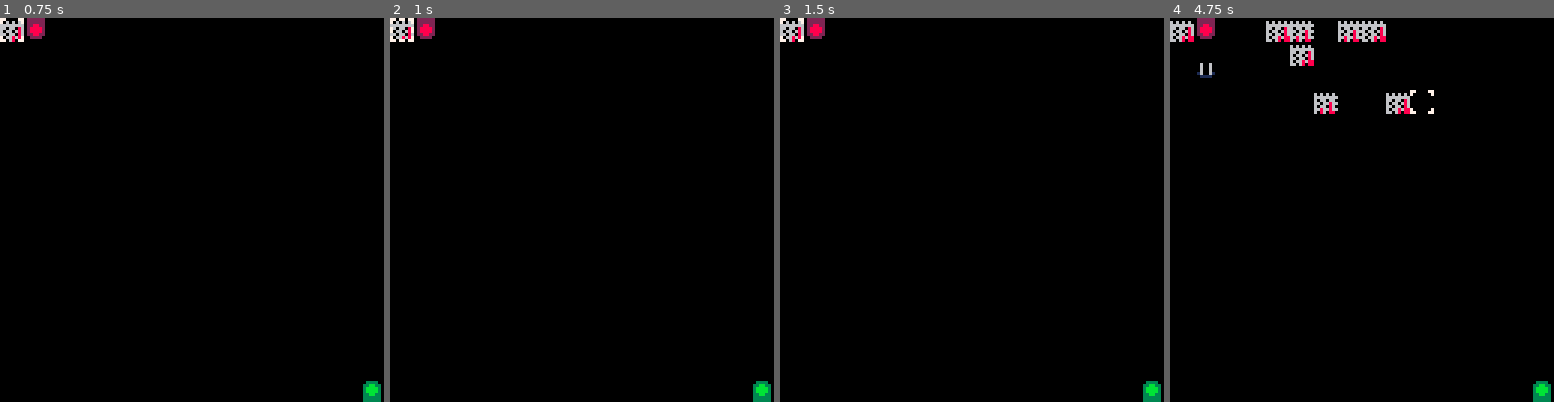
Above: before the commit, frames 1-4 (left to right).
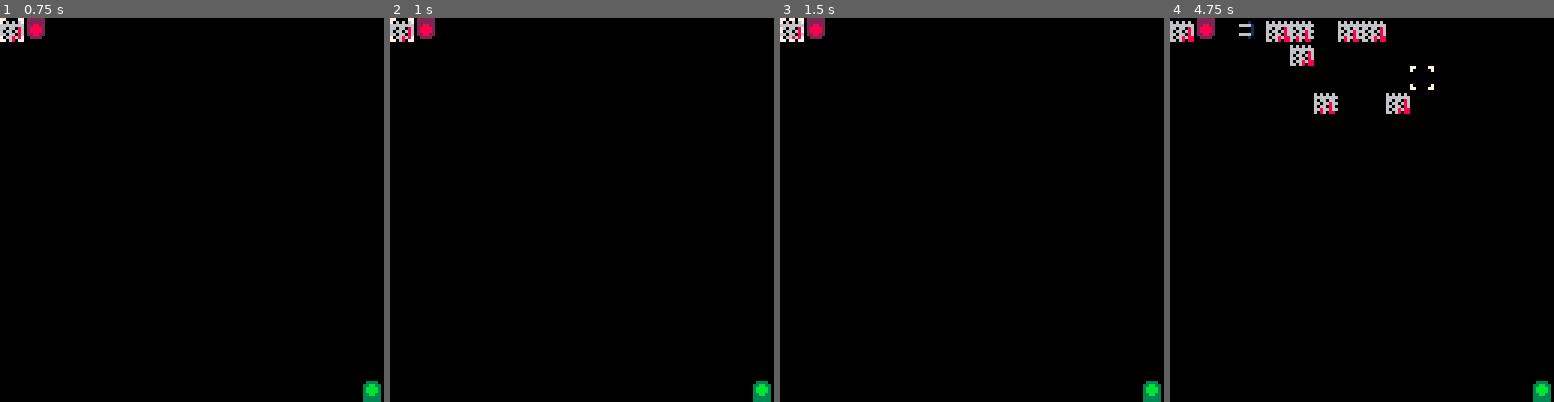
Above: after the commit, the same moments.

Repository: ClaytonKnittel/pico8-test
Game: PICO-8 cartridge clatt.p8
Two runs of this game, one before a commit and one after it. Both use one fixed random seed, a clock stepped at 60 frames per second and the inputs below.
Inputs:
- Up to frame 1 (0.75 s): tap X (X key) at 0.33 s; tap O (Z key) at 0.7 s
- Up to frame 2 (1 s): no input
- Up to frame 3 (1.5 s): tap X (X key) at 1.07 s
- Up to frame 4 (4.75 s): hold Right 1.6-2.1 s; tap O (Z key) every 0.4 s from 1.7 to 4.5 s; tap X (X key) at 1.85, 2.97, 4.08 s; hold Up 2.15-2.42 s; hold Right 2.47-3.03 s; hold Left 3.08-3.58 s; hold Down 3.63-3.97 s; hold Right 4.02-4.68 s; hold Up from 4.73 s (still down)

Frame 1 is identical in both runs. In frame 2, less than 0.1% of the frame differs, in the area x 0-7%, y 0-7%; in frame 3, less than 0.1%; in frame 4, 0.3%, in the area x 7-69%, y 0-25%.

Commit message:
enemy pathfinding, can't place tiles to disconnect enemies/entrance

Diff:
--- a/clatt.p8
+++ b/clatt.p8
@@ -1,6 +1,8 @@
 pico-8 cartridge // http://www.pico-8.com
 version 43
 __lua__
+
+DEBUG = false
 
 LEFT = 0
 RIGHT = 1
@@ -34,6 +36,9 @@
   WALL = 1,
   EXIT = 2,
   ENTRANCE = 3,
+  -- A phony tile for enemies to "reserve", prevenging other tiles from being
+  -- placed.
+  ENEMY_HOLD = 4,
 }
 
 time = 0
@@ -59,8 +64,18 @@
   y = WORLD_HEIGHT,
 }
 
-MAX_ENEMIES = 16
-enemies = {}
+function OppositeDir(dir)
+  if dir == Direction.LEFT then
+    return Direction.RIGHT
+  elseif dir == Direction.RIGHT then
+    return Direction.LEFT
+  elseif dir == Direction.UP then
+    return Direction.DOWN
+  else
+    assert(dir == Direction.DOWN)
+    return Direction.UP
+  end
+end
 
 function Index(x, y)
   return x + y * WORLD_WIDTH + 1
@@ -101,21 +116,200 @@
   return p1.x == p2.x and p1.y == p2.y
 end
 
+function PosInBounds(pos)
+  return pos.x >= 0 and pos.x < WORLD_WIDTH and pos.y >= 0 and pos.y < WORLD_HEIGHT
+end
+
+function EnemyCanOccupyPos(pos)
+  local tile = grid.tile(pos)
+  return tile == TileType.EMPTY
+      or tile == TileType.ENTRANCE
+      or tile == TileType.EXIT
+      or tile == TileType.ENEMY_HOLD
+end
+
+function MakeQueue()
+  local queue = {}
+
+  local front = 0
+  local back = 0
+
+  function queue.pop()
+    assert(front <= back)
+    if front == back then
+      return nil
+    else
+      result = queue[front]
+      queue[front] = nil
+      front += 1
+      return result
+    end
+  end
+
+  function queue.push(item)
+    queue[back] = item
+    back += 1
+  end
+
+  return queue
+end
+
 function MakeGrid()
   local grid = {}
+
+  local tiles = {}
+  local enemy_path_map = nil
+
   for y = 0, WORLD_HEIGHT - 1 do
     for x = 0, WORLD_WIDTH - 1 do
-      grid[Index(x, y)] = TileType.EMPTY
-    end
-  end
-
-  grid[PosIndex(START_POS)] = TileType.ENTRANCE
-  grid[PosIndex(END_POS)] = TileType.EXIT
+      tiles[Index(x, y)] = TileType.EMPTY
+    end
+  end
+
+  tiles[PosIndex(START_POS)] = TileType.ENTRANCE
+  tiles[PosIndex(END_POS)] = TileType.EXIT
+
+  local function BuildEnemyPathMap()
+    local queue = MakeQueue()
+    queue.push({
+      pos = END_POS,
+      dir = Direction.DOWN,
+    })
+    local path_map = {}
+
+    while true do
+      local item = queue.pop()
+      if item == nil then
+        break
+      end
+
+      local index = PosIndex(item.pos)
+
+      if path_map[index] == nil then
+        path_map[index] = item.dir
+
+        for _, dir in pairs(Direction) do
+          local next_pos = PosAfter(item.pos, dir)
+          if PosInBounds(next_pos) and EnemyCanOccupyPos(next_pos) then
+            queue.push({
+              pos = next_pos,
+              dir = OppositeDir(dir),
+            })
+          end
+        end
+      end
+    end
+
+    return path_map
+  end
+
+  function grid.tile(pos)
+    return tiles[PosIndex(pos)]
+  end
+
+  local function AllTilesReachableInPathMap(path_map)
+    for tile_index in enemy_hold_map.occupied_tiles() do
+      if path_map[tile_index] == nil then
+        return false
+      end
+    end
+
+    if path_map[PosIndex(START_POS)] == nil then
+      return false
+    end
+
+    return true
+  end
+
+  function grid.try_set_tile(pos, tile)
+    local index = PosIndex(pos)
+    local prev_tile = tiles[index]
+    tiles[index] = tile
+    local new_enemy_path_map = BuildEnemyPathMap()
+    if AllTilesReachableInPathMap(new_enemy_path_map) then
+      enemy_path_map = new_enemy_path_map
+    else
+      tiles[index] = prev_tile
+    end
+  end
+
+  function grid.place_enemy_hold(pos)
+    local index = PosIndex(pos)
+    local tile = tiles[index]
+    if tile == TileType.ENTRANCE or tile == TileType.EXIT then
+      return
+    end
+    assert(tile == TileType.EMPTY)
+    tiles[index] = TileType.ENEMY_HOLD
+  end
+
+  function grid.remove_enemy_hold(pos)
+    local index = PosIndex(pos)
+    local tile = tiles[index]
+    if tile == TileType.ENTRANCE or tile == TileType.EXIT then
+      return
+    end
+    assert(tile == TileType.ENEMY_HOLD)
+    tiles[index] = TileType.EMPTY
+  end
+
+  function grid.enemy_dir_at(pos)
+    if enemy_path_map == nil then
+      enemy_path_map = BuildEnemyPathMap()
+    end
+    return enemy_path_map[PosIndex(pos)]
+  end
 
   return grid
 end
 
 grid = MakeGrid()
+
+function MakeEnemyHoldMap()
+  local enemy_hold_map = {}
+
+  local hold_map = {}
+
+  function enemy_hold_map.occupied()
+    return hold_map[index] ~= nil
+  end
+
+  function enemy_hold_map.occupied_tiles()
+    return pairs(hold_map)
+  end
+
+  function enemy_hold_map.occupy(pos)
+    if not PosInBounds(pos) then
+      return
+    end
+
+    local index = PosIndex(pos)
+    if hold_map[index] == nil then
+      hold_map[index] = 1
+      grid.place_enemy_hold(pos)
+    else
+      hold_map[index] += 1
+    end
+  end
+
+  function enemy_hold_map.vacate(pos)
+    if not PosInBounds(pos) then
+      return
+    end
+
+    local index = PosIndex(pos)
+    if hold_map[index] == 1 then
+      hold_map[index] = nil
+      grid.remove_enemy_hold(pos)
+    else
+      hold_map[index] -= 1
+    end
+  end
+
+  return enemy_hold_map
+end
+
+enemy_hold_map = MakeEnemyHoldMap()
 
 function MakeEnemy(i)
   local enemy = {
@@ -126,40 +320,40 @@
   local MAX_PROGRESS = 16
   local progress = 0
 
-  local function update_dir()
-    local dx = END_POS.x - enemy.to_tile.x
-    local dy = END_POS.y - enemy.to_tile.y
-    if abs(dx) > abs(dy) then
-      if dx < 0 then
-        enemy.direction = Direction.LEFT
-      else
-        enemy.direction = Direction.RIGHT
-      end
+  enemy_hold_map.occupy(enemy.to_tile)
+
+  function enemy.update()
+    local result = {
+      should_erase = false,
+    }
+
+    progress += 1
+    if progress ~= MAX_PROGRESS then
+      return result
+    end
+
+    progress = 0
+
+    local from_tile = enemy.to_tile
+    local prev_from_tile = PosAfter(from_tile, OppositeDir(enemy.direction))
+
+    if PosEq(from_tile, END_POS) then
+      enemy.direction = Direction.DOWN
+    elseif PosEq(from_tile, OFFSCREEN_END_POS) then
+      result.should_erase = true
+      return result
     else
-      if dy < 0 then
-        enemy.direction = Direction.UP
-      else
-        enemy.direction = Direction.DOWN
-      end
-    end
-  end
-
-  function enemy.update()
-    progress += 1
-    if progress == MAX_PROGRESS then
-      progress = 0
-
-      if PosEq(enemy.to_tile, END_POS) then
-        enemy.direction = Direction.DOWN
-      elseif PosEq(enemy.to_tile, OFFSCREEN_END_POS) then
-        enemies[i] = nil
-        return
-      else
-        update_dir()
-      end
-
-      enemy.to_tile = PosAfter(enemy.to_tile, enemy.direction)
-    end
+      local dir = grid.enemy_dir_at(from_tile)
+      assert(dir ~= nil)
+      enemy.direction = dir
+    end
+
+    enemy.to_tile = PosAfter(from_tile, enemy.direction)
+
+    enemy_hold_map.vacate(prev_from_tile)
+    enemy_hold_map.occupy(enemy.to_tile)
+
+    return result
   end
 
   function enemy.draw()
@@ -187,6 +381,42 @@
   return enemy
 end
 
+function MakeEnemyMap()
+  enemy_map = {}
+
+  local MAX_ENEMIES = 16
+  local enemies = {}
+
+  function enemy_map.try_spawn_at_entrance()
+    for i = 1, MAX_ENEMIES do
+      if enemies[i] == nil then
+        enemies[i] = MakeEnemy(i)
+        return true
+      end
+    end
+    return false
+  end
+
+  function enemy_map.update()
+    for i, enemy in pairs(enemies) do
+      local result = enemy.update()
+      if result.should_erase then
+        enemies[i] = nil
+      end
+    end
+  end
+
+  function enemy_map.draw()
+    for _, enemy in pairs(enemies) do
+      enemy.draw()
+    end
+  end
+
+  return enemy_map
+end
+
+enemy_map = MakeEnemyMap()
+
 function UpdateCursor()
   local FREQ = 4
 
@@ -216,12 +446,11 @@
   end
 
   if Pressed(BTN_Z) then
-    local index = PosIndex(cursor_pos)
-    local wall_type = grid[index]
+    local wall_type = grid.tile(cursor_pos)
     if wall_type == TileType.EMPTY then
-      grid[index] = TileType.WALL
+      grid.try_set_tile(cursor_pos, TileType.WALL)
     elseif wall_type == TileType.WALL then
-      grid[index] = TileType.EMPTY
+      grid.try_set_tile(cursor_pos, TileType.EMPTY)
     end
   end
 end
@@ -236,7 +465,7 @@
 function DrawGrid()
   for y = 0, WORLD_HEIGHT - 1 do
     for x = 0, WORLD_WIDTH - 1 do
-      local tile = grid[Index(x, y)]
+      local tile = grid.tile({ x = x, y = y })
       local id
       if tile == TileType.WALL then
         id = TileId.WALL + (x + y) % 2
@@ -244,10 +473,31 @@
         id = TileId.ENTRANCE
       elseif tile == TileType.EXIT then
         id = TileId.EXIT
+      elseif tile == TileType.ENEMY_HOLD then
+        id = 36
       else
         assert(tile == TileType.EMPTY)
+        local dir = grid.enemy_dir_at({ x = x, y = y })
+        if dir == Direction.LEFT then
+          id = 32
+        elseif dir == Direction.RIGHT then
+          id = 33
+        elseif dir == Direction.UP then
+          id = 34
+        elseif dir == Direction.DOWN then
+          id = 35
+        else
+          assert(dir == nil)
+          goto continue
+        end
+
+        -- goto continue
+      end
+
+      if not DEBUG and id >= 32 then
         goto continue
       end
+
       spr(id, x * TILE_WIDTH, y * TILE_WIDTH)
 
       ::continue::
@@ -256,24 +506,15 @@
 end
 
 function UpdateEnemies()
-  for _, enemy in pairs(enemies) do
-    enemy.update()
-  end
+  enemy_map.update()
 
   if time % 100 == 99 then
-    for i = 1, MAX_ENEMIES do
-      if enemies[i] == nil then
-        enemies[i] = MakeEnemy(i)
-        break
-      end
-    end
+    enemy_map.try_spawn_at_entrance()
   end
 end
 
 function DrawEnemies()
-  for _, enemy in pairs(enemies) do
-    enemy.draw()
-  end
+  enemy_map.draw()
 end
 
 function _update()
@@ -305,3 +546,11 @@
 00000000000000000000601000000010000000000000000000000000000000000000000000000000000000000000000000000000000000000000000000000000
 00000000000000000006061000666610000000000000000000000000000000000000000000000000000000000000000000000000000000000000000000000000
 00000000000000000000010000000100000000000000000000000000000000000000000000000000000000000000000000000000000000000000000000000000
+00000000000000000000000000000000000000000000000000000000000000000000000000000000000000000000000000000000000000000000000000000000
+00000000000000000000000000000000000000000000000000000000000000000000000000000000000000000000000000000000000000000000000000000000
+00600000006660000060060000666000006006000000000000000000000000000000000000000000000000000000000000000000000000000000000000000000
+00600000006006000060060000600600006006000000000000000000000000000000000000000000000000000000000000000000000000000000000000000000
+00600000006660000060060000600600006666000000000000000000000000000000000000000000000000000000000000000000000000000000000000000000
+00600000006060000060060000600600006006000000000000000000000000000000000000000000000000000000000000000000000000000000000000000000
+00666600006006000006660000666000006006000000000000000000000000000000000000000000000000000000000000000000000000000000000000000000
+00000000000000000000000000000000006006000000000000000000000000000000000000000000000000000000000000000000000000000000000000000000
